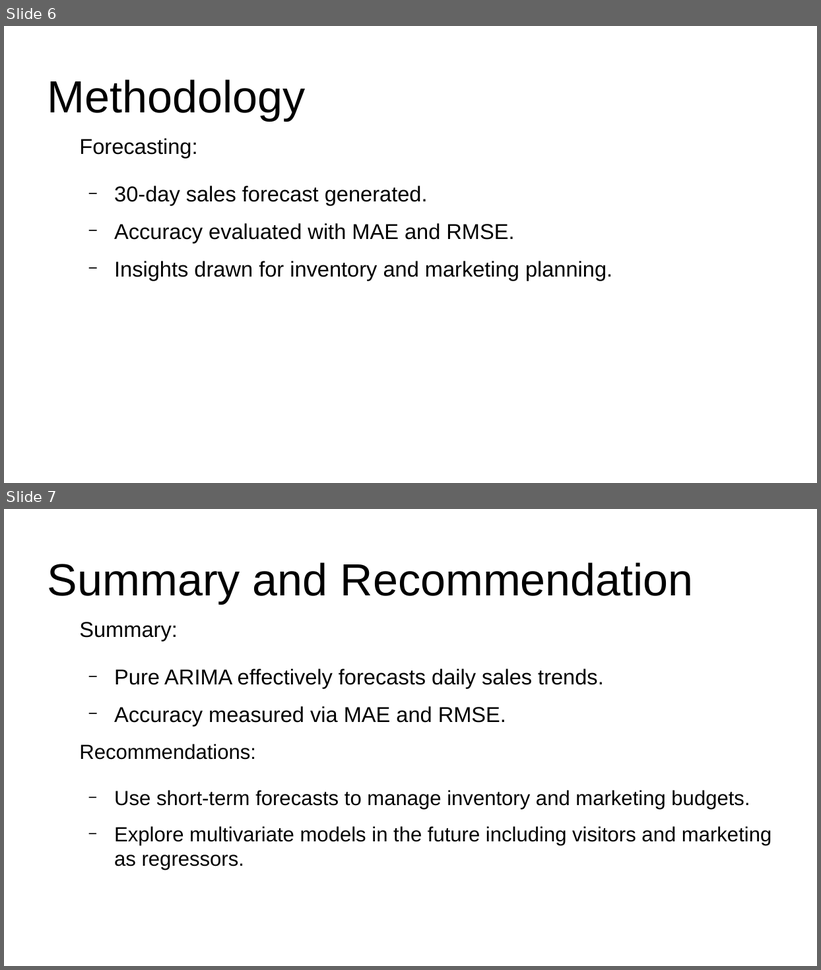
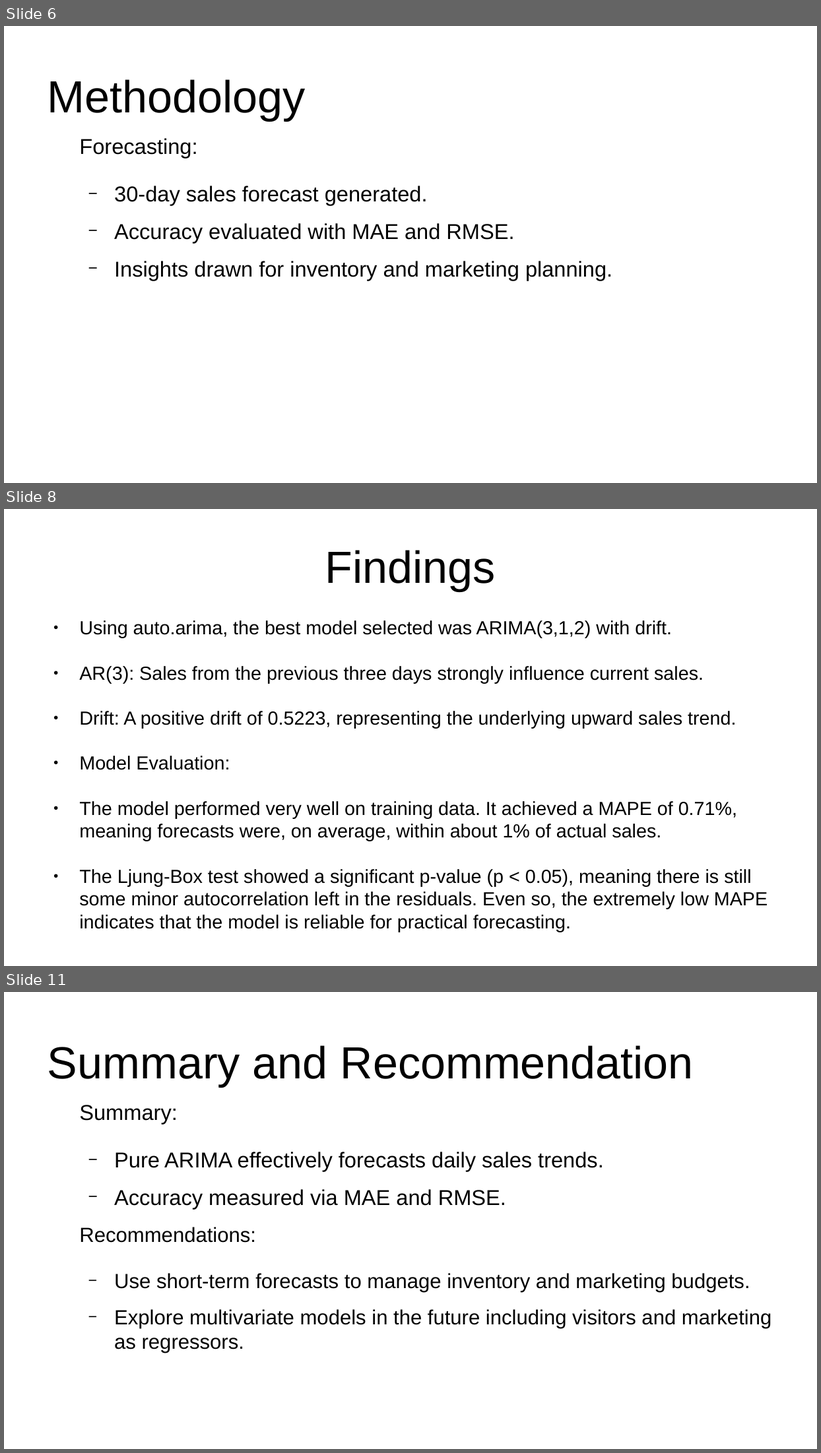
Before and after one commit to AlieeLinux/stop-statistic-casestudy-geez, a slide deck: CASESTUDY_PRESENTATIONE.odp. Shown one above the other, each under a label of ours: slides 6 and 7 before the commit, slides 6, 8 and 11 after it; the slides between them are not shown. The pictures are 821x970 and 821x1453 pixels, drawn with LibreOffice and Linux fonts; fonts in the diff are those of the drawing. Boxes give left, top, right and bottom in pixels: in the first picture for what was removed or moved away, otherwise in the second. Text is boxed around its words. In the diff, an @@ line names an element or a change of style, - is before the commit and + after.

Commit message:
Hat e

```diff
--- a/CASESTUDY_PRESENTATIONE.odp
+++ b/CASESTUDY_PRESENTATIONE.odp
@@ slide 8 added at [4, 509, 817, 966], background #FFFFFF @@
@@ title added at [325, 550, 496, 591], 44 pt, text #000000 @@
+Findings
@@ text added at [79, 621, 768, 932], 18.5 pt, text #000000 @@
+● Using auto.arima, the best model selected was ARIMA(3,1,2) with drift.
+● AR(3): Sales from the previous three days strongly influence current sales.
+● Drift: A positive drift of 0.5223, representing the underlying upward sales trend.
+● Model Evaluation:
+● The model performed very well on training data. It achieved a MAPE of 0.71%, meaning forecasts were, on average, within about 1% of actual sales.
+● The Ljung-Box test showed a significant p-value (p < 0.05), meaning there is still some minor autocorrelation left in the residuals. Even so, the extremely low MAPE indicates that the model is reliable for practical forecasting.
@@ what was slide 7 is now slide 11 @@
```
Also in this commit, not shown: 5 other slides added, 1 slide removed.
